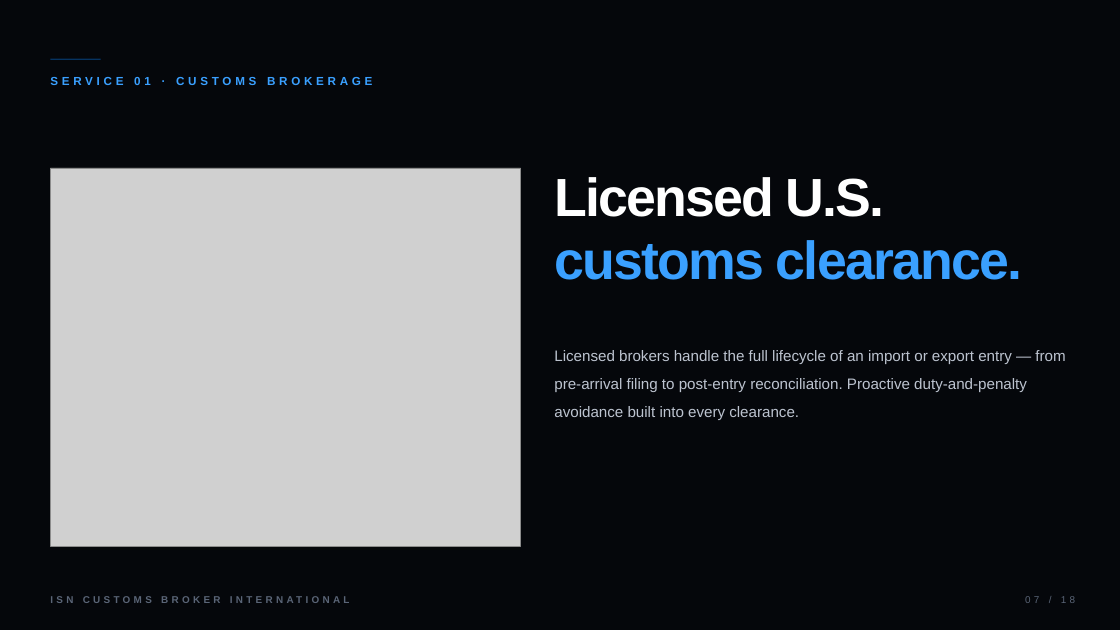
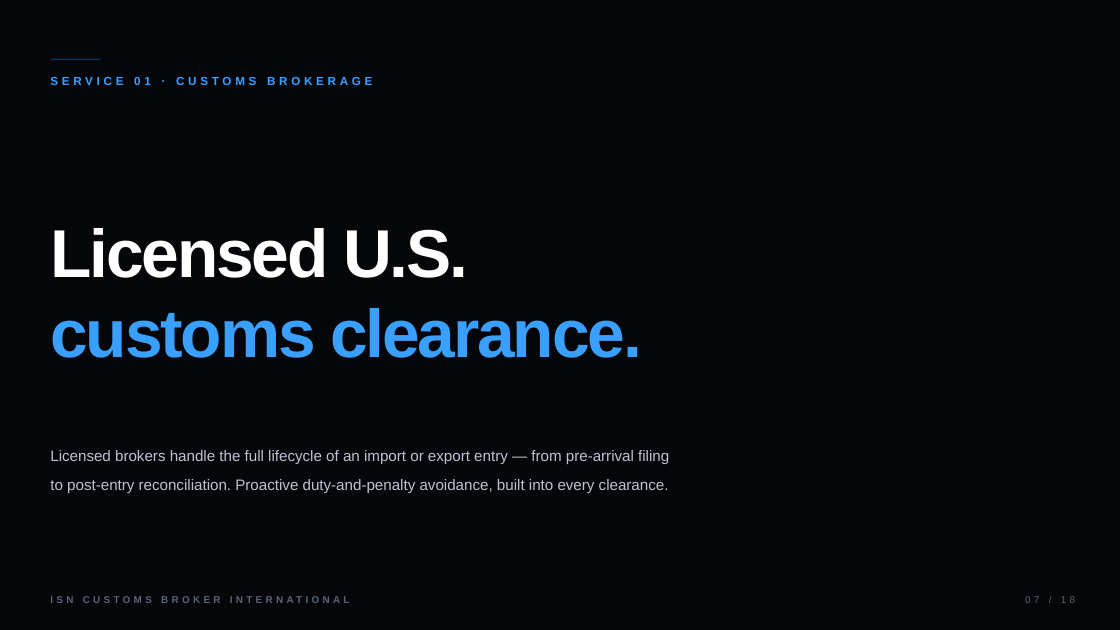
Before and after one commit to santiagorg1/Terra-Pods-Website, a slide deck: slide 7 of public/presentations/ISN-Customs-Brokerage-Deck.pptx. Drawn at 1120x630 pixels with LibreOffice and Linux fonts; fonts in the diff are those of the drawing; grey boxes stand for pictures; background and template pictures are left out; a plain dark background stands for a picture behind light text. Boxes give left, top, right and bottom in pixels: in the first picture for what was removed or moved away, otherwise in the second. Text is boxed around its words. In the diff, an @@ line names an element or a change of style, - is before the commit and + after.

```diff
--- a/public/presentations/ISN-Customs-Brokerage-Deck.pptx
+++ b/public/presentations/ISN-Customs-Brokerage-Deck.pptx
@@ background #FFFFFF to picture (left out) @@
@@ rectangle added at [0,0,1120,630], fill gradient #05070B @@
@@ picture removed at [50,168,521,546] @@
@@ text "Licensed U.S.": place and size @@
-text "Licensed U.S." at [554,177,885,217]
+text "Licensed U.S." at [50,228,468,278]
@@ text "Licensed U.S." at [50,228,468,278]: size 46 to 58 pt, letter spacing -1.5 to -1.8 pt; line spacing 1.05 to 1 @@
@@ text "customs clearance." at [50,308,642,358]: size 46 to 58 pt, letter spacing -1.5 to -1.8 pt; line spacing 1.05 to 1 @@
@@ text "customs clearance.": place and size @@
-text "customs clearance." at [554,240,1023,280]
+text "customs clearance." at [50,308,642,358]
@@ rectangle added at [0,378,1120,630], fill gradient #05070B @@
@@ text at [50,450,669,493]: text changed @@
-Licensed brokers handle the full lifecycle of an import or export entry — from pre-arrival filing to post-entry reconciliation. Proactive duty-and-penalty avoidance built into every clearance.
+Licensed brokers handle the full lifecycle of an import or export entry — from pre-arrival filing to post-entry reconciliation. Proactive duty-and-penalty avoidance, built into every clearance.
```
Also in this commit, not shown: 5 other slides changed.
